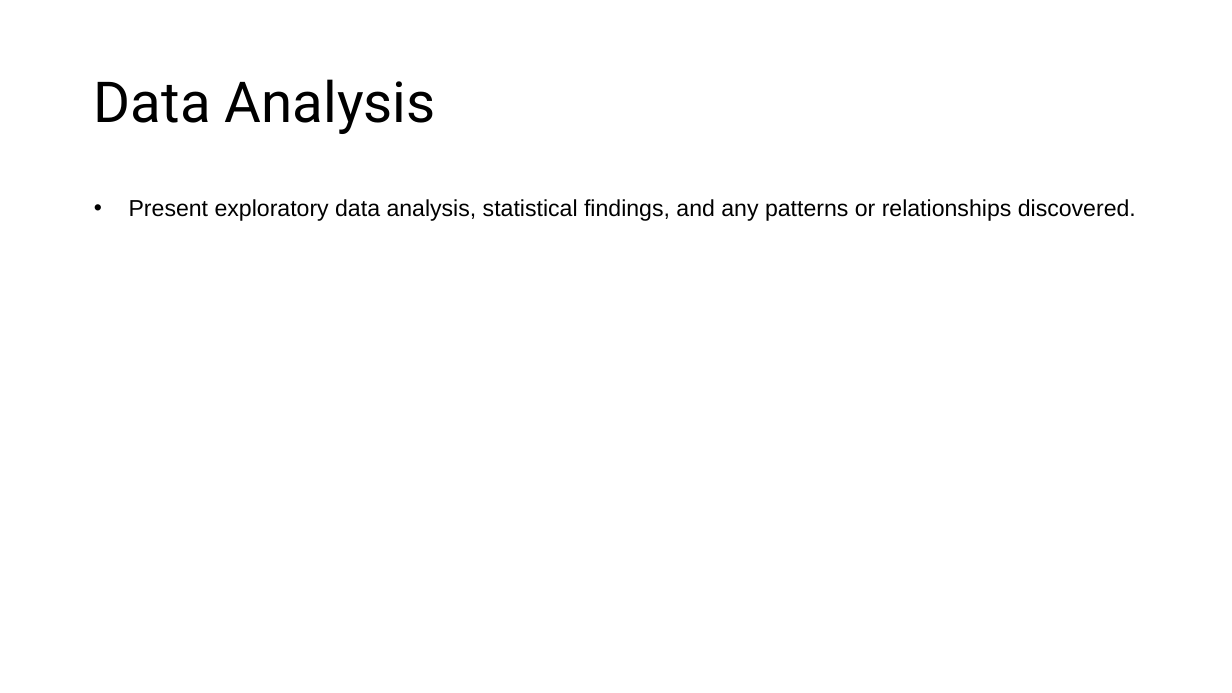
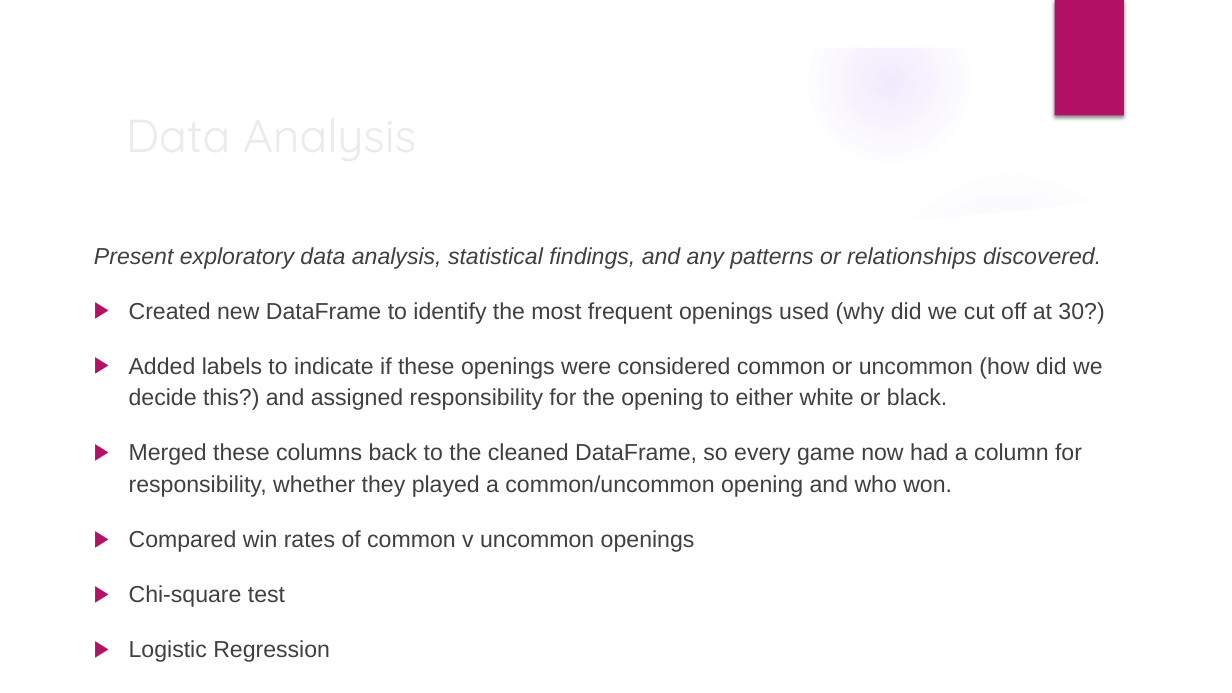
Before and after one commit to jmurphy172/group4_project, a slide deck: slide 11 of project_docs/Presentation Draft.pptx (slide 10 before the commit). Drawn at 1232x693 pixels with LibreOffice and Linux fonts; fonts in the diff are those of the drawing; background and template pictures are left out. Boxes give left, top, right and bottom in pixels: in the first picture for what was removed or moved away, otherwise in the second. Text is boxed around its words. In the diff, an @@ line names an element or a change of style, - is before the commit and + after.

```diff
--- a/project_docs/Presentation Draft.pptx
+++ b/project_docs/Presentation Draft.pptx
@@ group added at [0, 0, 1232, 693]: 4 ellipses, 3 freeform shapes @@
@@ rectangle added at [1055, 0, 1124, 116], fill #B31166 @@
@@ title "Data Analysis": place and size @@
-title "Data Analysis" at [94, 79, 436, 134]
+title "Data Analysis" at [300, 247, 442, 269]
@@ title "Data Analysis" at [300, 247, 442, 269]: size 44 to 36 pt, font Roboto to Quicksand, text colour #000000 to #EBEBEB; line spacing 0.9 to 1 @@
@@ text "Present exploratory data analysis, statistical ...": place and size @@
-text "Present exploratory data analysis, statistical ..." at [129, 199, 1136, 221]
+text "Present exploratory data analysis, statistical ..." at [94, 247, 1104, 662]
@@ text at [94, 247, 1101, 269]: text colour #000000 to #404040, italic on in "Present exploratory data analysis, statistical findings, and ..."; bullet • to none @@
@@ text at [129, 302, 1104, 662]: paragraphs added @@
+▶ Created new DataFrame to identify the most frequent openings used (why did we cut off at 30?)
+▶ Added labels to indicate if these openings were considered common or uncommon (how did we decide this?) and assigned responsibility for the opening to either white or black.
+▶ Merged these columns back to the cleaned DataFrame, so every game now had a column for responsibility, whether they played a common/uncommon opening and who won.
+▶ Compared win rates of common v uncommon openings
+▶ Chi-square test
+▶ Logistic Regression
```
Also in this commit, not shown: 14 other slides changed, 1 slide added, 1 other file.
